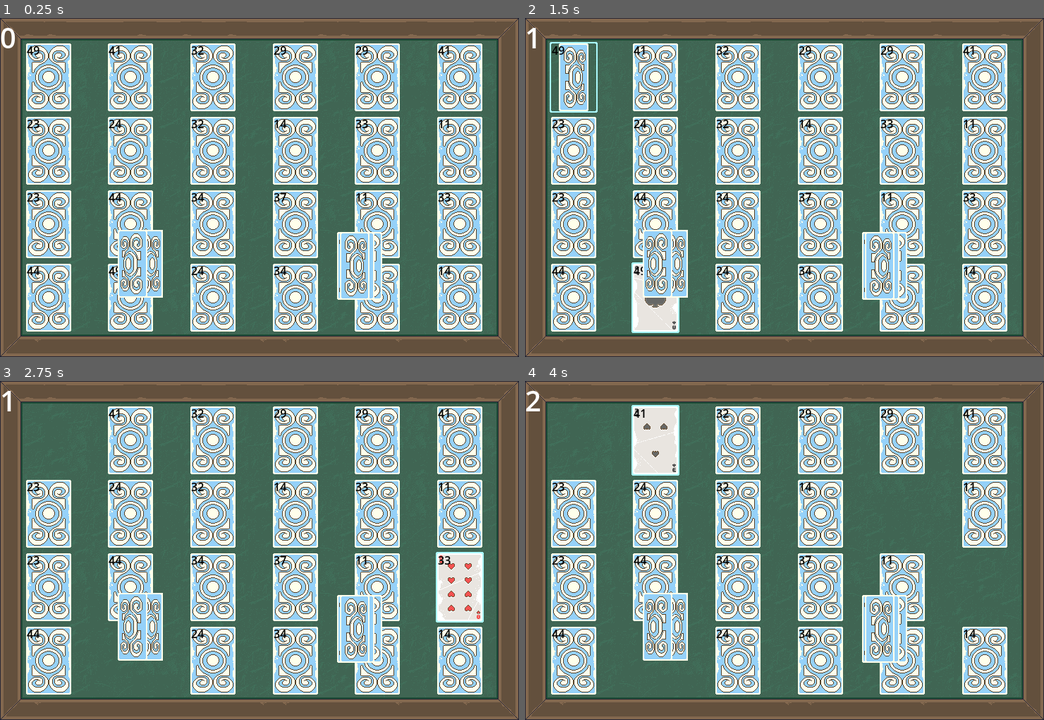
Above: before the commit, frames 1-4 (two rows, left to right).
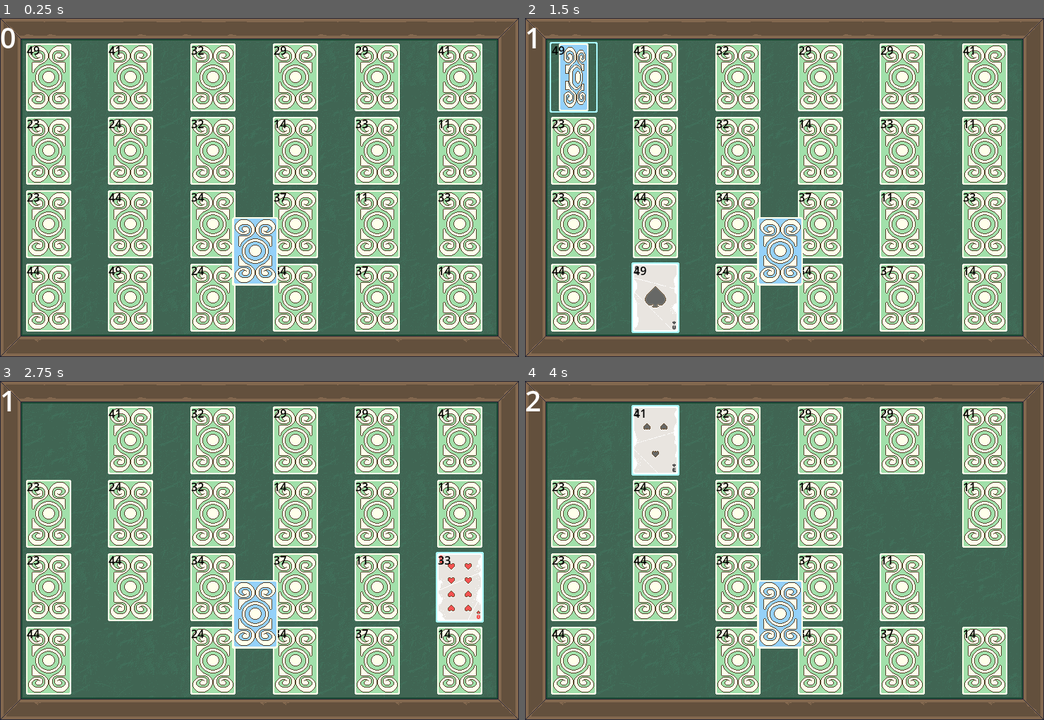
Above: after the commit, the same moments.

Repository: Kiingst/Matching-game
Game: Godot game, scene res://Main/main.tscn
The game is run twice, just before and just after one commit, with the same random seed, the same clock (stepped at 60 frames per second) and the same inputs.
Inputs (mouse positions are in pixels of both pictures, inside the frame that each line leads up to):
- Up to frame 1 (0.25 s): no input
- Up to frame 2 (1.5 s): tap Enter at 0.5 s; move the mouse to (654, 295) at 0.52 s; press the mouse at (654, 295) at 0.53 s; tap Space at 1.25 s; move the mouse to (571, 79) at 1.27 s; release the mouse at (571, 79) at 1.28 s; click (571, 79) at 1.35 s
- Up to frame 3 (2.75 s): tap Enter at 2 s; move the mouse to (461, 587) at 2.02 s; press the mouse at (461, 587) at 2.03 s
- Up to frame 4 (4 s): tap Space at 2.75 s; move the mouse to (903, 513) at 2.77 s; release the mouse at (903, 513) at 2.78 s; click (903, 513) at 2.85 s; tap Enter at 3.5 s; move the mouse to (654, 442) at 3.52 s; press the mouse at (654, 442) at 3.53 s

The runs differ from the first frame. In frame 1, 20% of the frame differs, in the area x 5-93%, y 7-93%; in frame 2, 19%; in frame 3, 19%; in frame 4, 17%.

Commit message:
adding colors

Diff:
--- a/Main/Card.gd
+++ b/Main/Card.gd
@@ -12,13 +12,15 @@
 var picture
 var front_picture
 var test_string = "ion know"
+var card_back : String
 
-var testing = "res://PixelCard_Assets/Cards/Card_Back_Blue_New.png"
+
 
 # Called when the node enters the scene tree for the first time.
 func _ready():
 	add_to_group("cards")
 	add_to_group(str(value))
+	set_card_color()
 
 	$card_face.texture = load(picture)
 	$Label.text = str(value)
@@ -26,6 +28,7 @@
 
 # Called every frame. 'delta' is the elapsed time since the previous frame.
 func _process(delta):
+
 	if (hovered == true) or (flipped == true):
 		$outline.visible = true
 	else:
@@ -70,9 +73,20 @@
 #	get_tree().call_group("cards", "is_clickable")
 	pass
 
+func set_card_color():
+	card_back = Global.set_card_color()
+	$Card_sprite.texture = load(card_back)
+
 func not_clickable():
 	clickable = false
 
 
 func is_clickable():
 	clickable = true
+
+func not_visible():
+	self.visible = false
+
+
+func make_visible():
+	self.visible = true
--- a/Main/Global.gd
+++ b/Main/Global.gd
@@ -1,5 +1,8 @@
 extends Node
 
+var card_color = 3
+
+var was_animation_node_changed = false
 
 # Called when the node enters the scene tree for the first time.
 func _ready():
@@ -118,3 +121,21 @@
 			return "res://PixelCard_Assets/Cards/Spades/Card_QueenSpade.png"
 		_:
 			return "not a valid number"
+
+func set_card_color():
+	was_animation_node_changed = false
+	match card_color:
+		1:
+			return "res://PixelCard_Assets/Cards/Card_Back_Blue_New.png"
+		2:
+			return "res://PixelCard_Assets/Cards/Card_Back_Dark-green_New.png"
+		3:
+			return "res://PixelCard_Assets/Cards/Card_Back_Green_New.png"
+		4:
+			return "res://PixelCard_Assets/Cards/Card_Back_Pink_New.png"
+		5:
+			return "res://PixelCard_Assets/Cards/Card_Back_Red_New.png"
+		6:
+			return "res://PixelCard_Assets/Cards/Card_Back_Yellow_New.png"
+		_:
+			pass
--- /dev/null
+++ b/Main/dummy_card.gd
@@ -0,0 +1,15 @@
+extends Sprite2D
+
+var card_back : String
+
+# Called when the node enters the scene tree for the first time.
+func _ready():
+	self.texture = load(card_back)
+
+
+# Called every frame. 'delta' is the elapsed time since the previous frame.
+func _process(delta):
+	pass
+
+func set_card_color():
+	card_back = Global.set_card_color()
--- /dev/null
+++ b/Main/dummy_card.tscn
@@ -0,0 +1,6 @@
+[gd_scene load_steps=2 format=3 uid="uid://8kj5ul0ucr2c"]
+
+[ext_resource type="Script" path="res://Main/dummy_card.gd" id="1_c7yy2"]
+
+[node name="dummy_card" type="Sprite2D"]
+script = ExtResource("1_c7yy2")
--- a/Main/main.gd
+++ b/Main/main.gd
@@ -18,6 +18,8 @@
 var card1
 var points = 0
 
+var cards
+
 # Called when the node enters the scene tree for the first time.
 func _ready():
 	num_cards = sizex * sizey
@@ -25,7 +27,23 @@
 	print(x)
 	generate_cards(num_cards / 2 , x)
 
+
+
 	shuffle_cards()
+	get_tree().call_group("cards", "not_clickable")
+	get_tree().call_group("cards", "not_visible")
+	cards = $Cards.get_children()
+
+	place_dummy_cards(cards)
+
+
+	#play shuffle animation
+		#place dummy cards
+		#have dummy cards position
+		#have the animation go to the positon of the card and make that on card visible
+
+	get_tree().call_group("cards", "is_clickable")
+	get_tree().call_group("cards", "make_visible")
 	$Music/Back_ground_music.play()
 
 
@@ -129,3 +147,8 @@
 		cards_temp[random_index].position = temp_position
 		#cards_temp[i].position = cards_shuffled[i].position
 		#cards_shuffled[i].position = cards_temp[i].position
+
+
+func place_dummy_cards(cards):
+
+	pass
--- a/Main/main.tscn
+++ b/Main/main.tscn
@@ -93,16 +93,19 @@
 
 [node name="Music" parent="." instance=ExtResource("4_o7476")]
 
-[node name="AnimatedSprite2D" type="AnimatedSprite2D" parent="."]
-position = Vector2(199, 348)
+[node name="Shuffle" type="Node" parent="."]
+
+[node name="AnimatedSprite2D" type="AnimatedSprite2D" parent="Shuffle"]
+position = Vector2(361, 331)
 sprite_frames = ExtResource("5_b2nmi")
-frame_progress = 0.200213
+frame = 4
+frame_progress = 0.23318
 
-[node name="AnimatedSprite2D2" type="AnimatedSprite2D" parent="."]
-position = Vector2(510, 351)
+[node name="AnimatedSprite2D2" type="AnimatedSprite2D" parent="Shuffle"]
+position = Vector2(362, 330)
 sprite_frames = ExtResource("5_b2nmi")
-frame = 7
-frame_progress = 0.0768458
+frame = 4
+frame_progress = 0.287639
 
 [node name="AnimationPlayer" type="AnimationPlayer" parent="."]
 libraries = {
